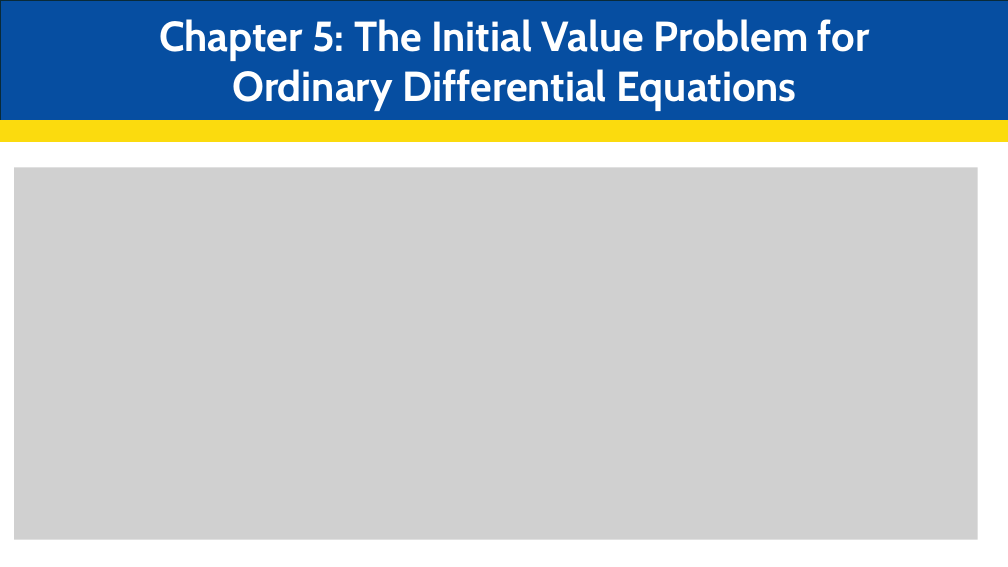
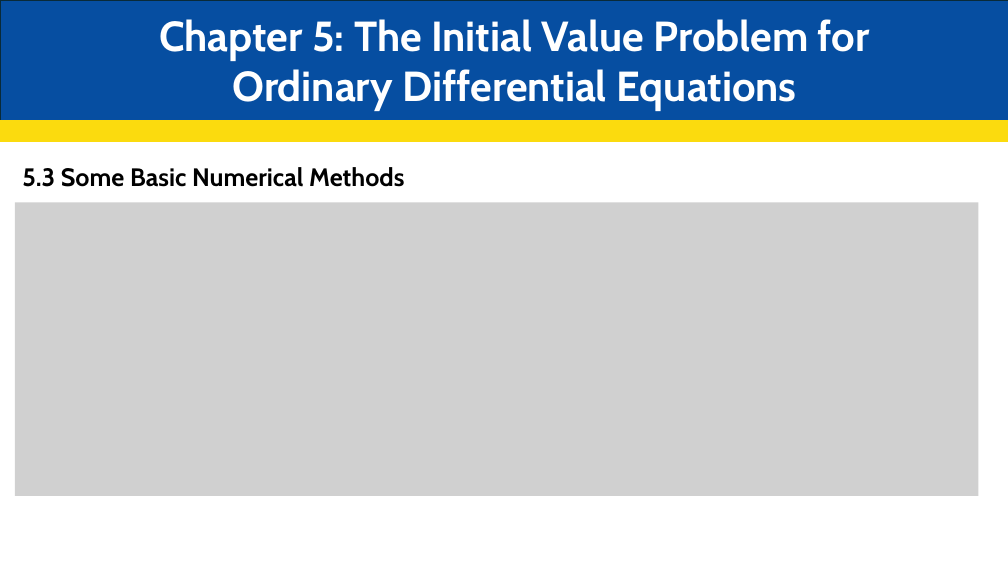
Before and after one commit to JakeCisc210/Candidacy, a slide deck: slide 32 of Reading Course/Presentations/Game Theory Twelve.pptx (slide 26 before the commit). Drawn at 1008x567 pixels with LibreOffice and Linux fonts; fonts in the diff are those of the drawing; grey boxes stand for pictures. Boxes give left, top, right and bottom in pixels: in the first picture for what was removed or moved away, otherwise in the second. Text is boxed around its words. In the diff, an @@ line names an element or a change of style, - is before the commit and + after.

```diff
--- a/Reading Course/Presentations/Game Theory Twelve.pptx
+++ b/Reading Course/Presentations/Game Theory Twelve.pptx
@@ text added at (22, 167, 404, 187), 24 pt, text #000000, bold @@
+5.3 Some Basic Numerical Methods
@@ picture: place and size @@
-picture at (14, 167, 979, 539)
+picture at (15, 203, 979, 496)
```
Also in this commit, not shown: 3 other slides changed, 10 slides added, 3 slides removed.
